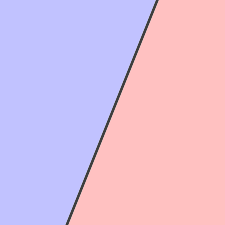
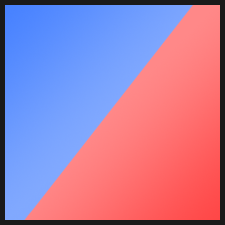
Layers edited between the first and the second 225×225 image:
added layer "Rectángulo 1" above "Capa 3" over box(0, 0, 225, 225)
added layer "Capa 3" above "Forma 1" over box(0, 0, 225, 225)
painted on "Forma 1" (1st of 2) over box(0, 0, 225, 225)
removed layer "Fondo" over box(0, 0, 225, 225)
added layer "Capa 2" above "Forma 1" over box(0, 0, 225, 225)
added layer "Forma 1" (2nd of 2) over box(0, 0, 203, 225)
